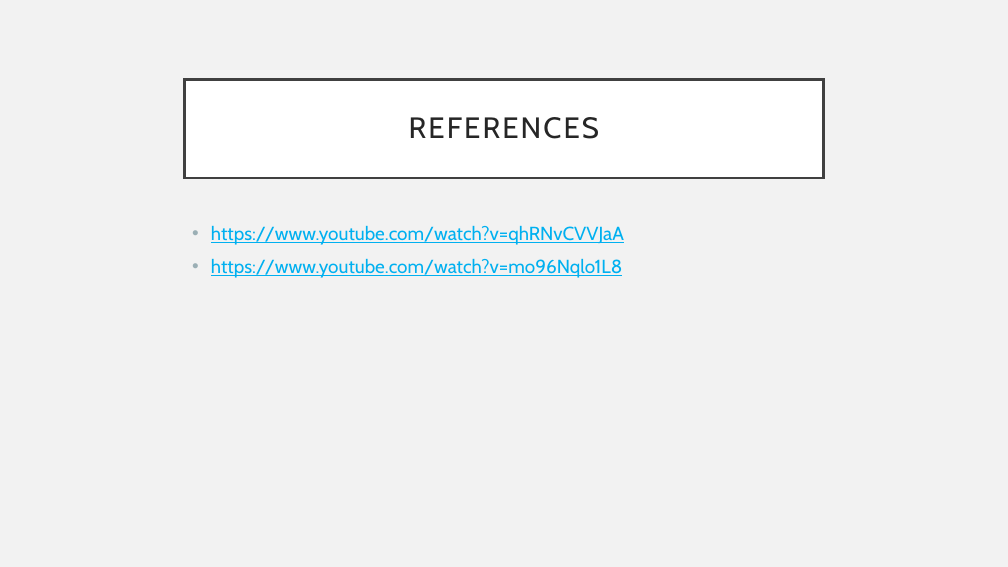
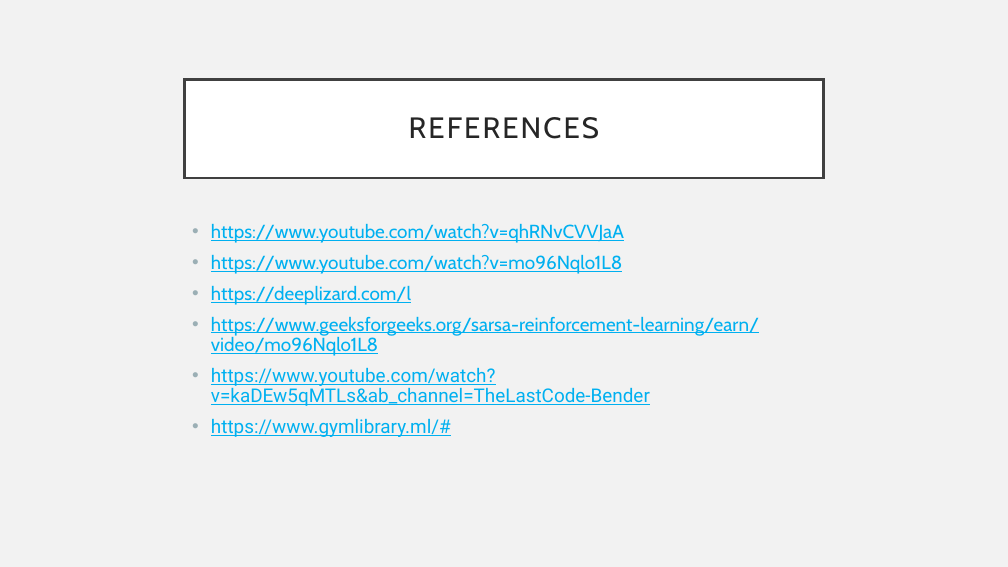
Before and after one commit to caroucintra/IART-PROJ2, a slide deck: slide 4 of docs/FirstCheckpoint.pptm. Drawn at 1008x567 pixels with LibreOffice and Linux fonts; fonts in the diff are those of the drawing. Boxes give left, top, right and bottom in pixels: in the first picture for what was removed or moved away, otherwise in the second. Text is boxed around its words. In the diff, an @@ line names an element or a change of style, - is before the commit and + after.

Commit message:
added references

```diff
--- a/docs/FirstCheckpoint.pptm
+++ b/docs/FirstCheckpoint.pptm
@@ text at (211,223,624,274): line spacing 1 to 0.9 @@
@@ text at (211,285,759,437): paragraphs added @@
+• https://deeplizard.com/l
+• https://www.geeksforgeeks.org/sarsa-reinforcement-learning/earn/video/mo96Nqlo1L8
+• https://www.youtube.com/watch?v=kaDEw5qMTLs&ab_channel=TheLastCode-Bender
+• https://www.gymlibrary.ml/#
```
